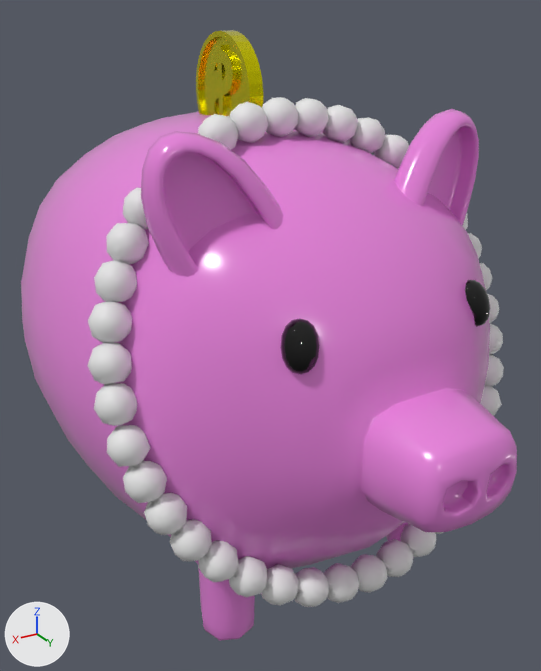
Before and after pictures for a commit that changed the FBX model Bearlike Project/Assets/03.Resources/Modeling/Piggy/piggy_bank_Ani_Death.fbx.
Rendered twice from a 50 mm lens placed at (5.43, 10.28, 4.71), pointed at (-0.08, 1.1, 0.12). Every picture has the same lights, and +X, +Y and +Z are marked at lower left. Where no turn or scale is listed for an object, it has been applied to the vertices. Vertices at the same position are counted once.

In view in the first picture: 'coin', 'necklace', 'piggy'.
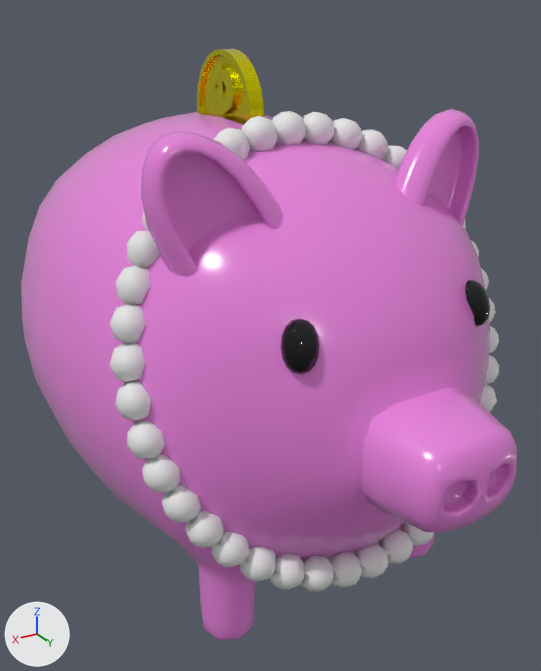
The newer file is also rescaled (x0.35), turned or shifted as a whole; pictures and numbers use the older file's frame.

Where the change shows, as pixel boxes [x1, y1, x2, y2] in the pictures (541 x 671 px; the box of a moved part takes in the faces that stretch with it):
'necklace', reshaped (6% narrower)
    before: [87, 97, 504, 607]
    after: [109, 111, 499, 591]
'coin', mesh moved
    before: [196, 30, 264, 117]
    after: [197, 49, 264, 125]
part 2 of me_큐브_002, moved or reshaped
    before: [230, 97, 298, 143]
    after: [242, 111, 306, 151]
part 3 of me_큐브_002, moved or reshaped
    before: [294, 98, 328, 137]
    after: [303, 112, 334, 145]
part 4 of me_큐브_002, moved or reshaped
    before: [322, 105, 358, 143]
    after: [330, 118, 362, 150]
part 5 of me_큐브_002, moved or reshaped
    before: [349, 117, 385, 154]
    after: [356, 129, 388, 160]
part 6 of me_큐브_002, moved or reshaped
    before: [374, 134, 409, 169]
    after: [382, 145, 407, 169]
part 7 of me_큐브_002, moved or reshaped
    before: [463, 213, 468, 230]
    after: [463, 220, 466, 230]
part 8 of me_큐브_002, moved or reshaped
    before: [468, 233, 492, 290]
    after: [471, 241, 489, 290]
part 9 of me_큐브_002, rebuilt (142% wider, 9% taller)
    before: [351, 324, 504, 593]
    after: [127, 298, 499, 591]
part 10 of me_큐브_002, added
    after: [109, 231, 160, 421]
part 11 of me_큐브_002, added
    after: [142, 128, 250, 231]
part 12 of me_큐브_002, deleted
    before: [107, 425, 359, 607]
part 13 of me_큐브_002, deleted
    before: [487, 294, 499, 323]
part 14 of me_큐브_002, deleted
    before: [87, 114, 239, 426]

The change, as a list of edits to the scene's bpy script:
```text
Change me_큐브_002:
    used by ob_necklace; location = (0.0, 2.66, 0.49)
    remove me_큐브_002.from_pydata(...)  # 1354 vertices, 1900 faces; spans x -3.22..3.22, y -1.44..1.46, z -3.21..3.19
    add me_큐브_002.from_pydata(...)  # 1345 vertices, 1900 faces; spans x -3.0..3.0, y -1.19..1.47, z -2.95..3.04
    me_큐브_002 part 2: the loose piece of 68 vertices spanning x -0.25..0.75, y -1.44..-0.91, z 2.65..3.19 is scaled about its middle by (0.933, 0.919, 0.935), then moved by (-0.02, 0.22, -0.14)
    me_큐브_002 part 3: the loose piece of 35 vertices spanning x -0.73..-0.22, y -1.43..-0.92, z 2.65..3.17 is scaled about its middle by (0.933, 0.919, 0.935), then moved by (0.03, 0.22, -0.14)
    me_큐브_002 part 4: the loose piece of 33 vertices spanning x -1.19..-0.7, y -1.39..-0.87, z 2.55..3.05 is scaled about its middle by (0.933, 0.919, 0.935), then moved by (0.06, 0.22, -0.13)
    me_큐브_002 part 5: the loose piece of 34 vertices spanning x -1.63..-1.13, y -1.31..-0.8, z 2.36..2.86 is scaled about its middle by (0.933, 0.919, 0.935), then moved by (0.09, 0.21, -0.12)
    me_큐브_002 part 6: the loose piece of 67 vertices spanning x -2.4..-1.53, y -1.21..-0.58, z 1.8..2.62 is scaled about its middle by (0.933, 0.919, 0.935), then moved by (0.13, 0.2, -0.09)
    me_큐브_002 part 7: the loose piece of 35 vertices spanning x -2.91..-2.4, y -0.78..-0.28, z 1.06..1.58 is scaled about its middle by (0.933, 0.919, 0.935), then moved by (0.18, 0.17, -0.03)
    me_큐브_002 part 8: the loose piece of 65 vertices spanning x -3.19..-2.57, y -0.61..0.07, z 0.2..1.15 is scaled about its middle by (0.933, 0.919, 0.935), then moved by (0.19, 0.15, 0.01)
    me_큐브_002 part 9: the loose piece of 336 vertices spanning x -3.19..0.23, y -0.08..1.46, z -3.21..-0.17 is rebuilt with 672 vertices and now spans x -3.0..2.97, y -0.11..1.47, z -2.95..0.31
    me_큐브_002 part 10: a new loose piece of 169 vertices spanning x 2.02..3.0, y -0.74..0.36, z -0.19..1.88
    me_큐브_002 part 11: a new loose piece of 133 vertices spanning x 0.67..2.24, y -1.14..-0.4, z 1.72..2.9
    me_큐브_002 part 12: the loose piece of 303 vertices spanning x 0.2..3.19, y -0.05..1.44, z -3.18..-0.22 is deleted
    me_큐브_002 part 13: the loose piece of 36 vertices spanning x -3.22..-2.7, y -0.26..0.25, z -0.24..0.28 is deleted
    me_큐브_002 part 14: 308 vertices removed from x 0.71..3.22, y -1.38..0.25, z -0.26..3.05
Change me_실린더:
    where me_실린더.from_pydata(...)  # 624 vertices, 406 faces; spans x -0.13..0.13, y -0.85..0.85, z -0.85..0.85
    used by ob_coin; location = (0.0, 0.01, 3.63)
    me_실린더 part 1: the whole mesh is moved by (0.0, 0.01, -0.25)
```
